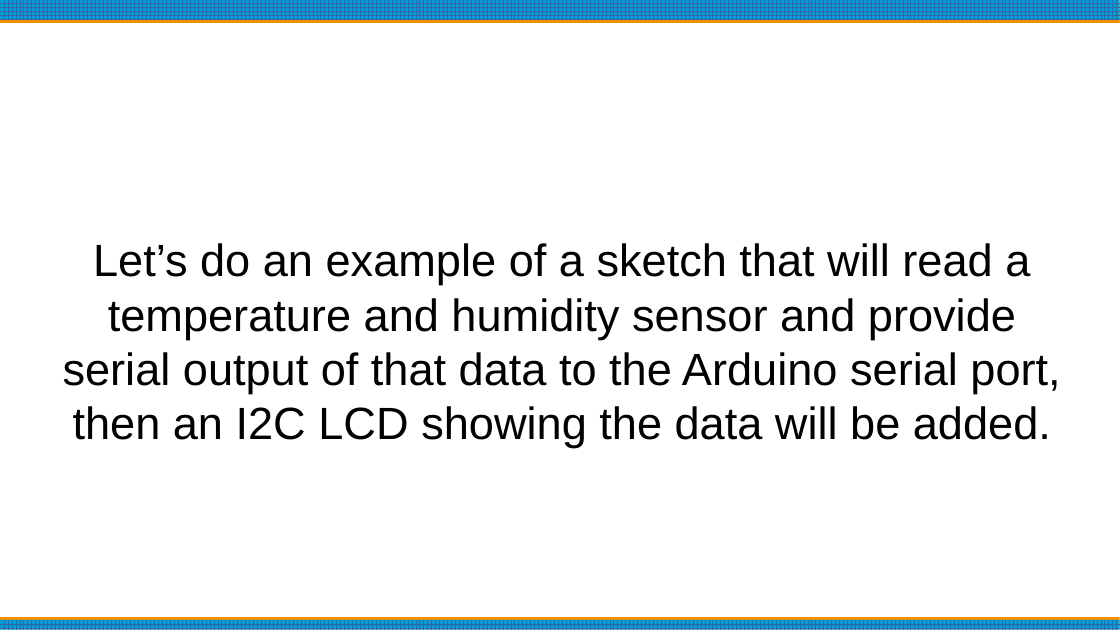
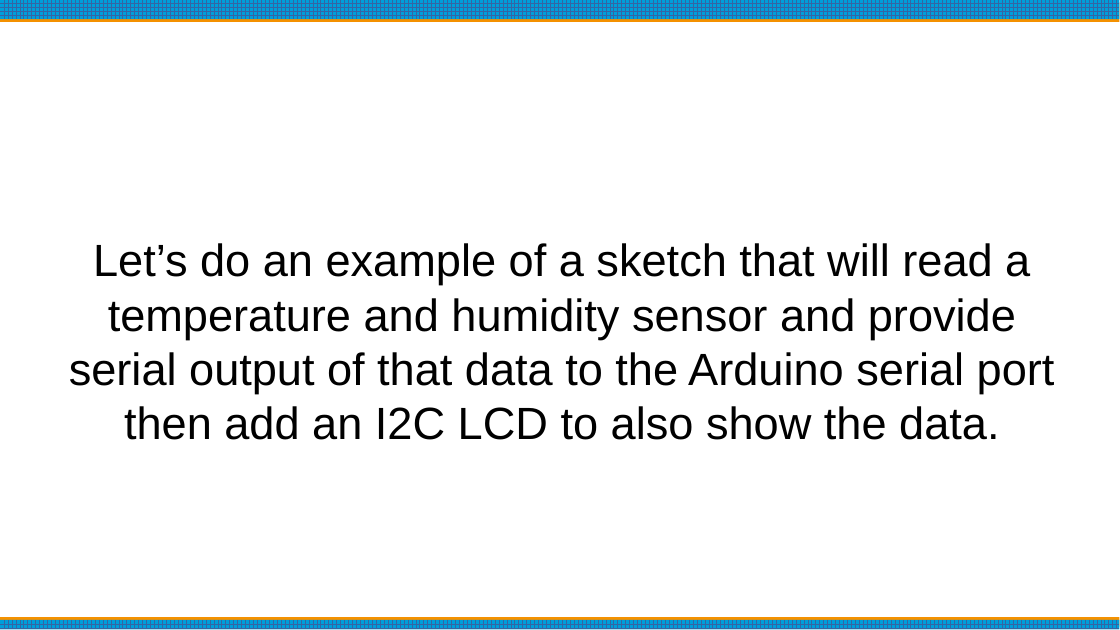
Before and after one commit to bpguy/gps_grid_sq_lcd, a slide deck: slide 7 of Arduino Basics.pptx. Drawn at 1120x630 pixels with LibreOffice and Linux fonts; fonts in the diff are those of the drawing. Boxes give left, top, right and bottom in pixels: in the first picture for what was removed or moved away, otherwise in the second. Text is boxed around its words. In the diff, an @@ line names an element or a change of style, - is before the commit and + after.

```diff
--- a/Arduino Basics.pptx
+++ b/Arduino Basics.pptx
@@ subtitle at [69,243,1055,440]: text changed @@
-Let’s do an example of a sketch that will read a temperature and humidity sensor and provide serial output of that data to the Arduino serial port, then an I2C LCD showing the data will be added.
+Let’s do an example of a sketch that will read a temperature and humidity sensor and provide serial output of that data to the Arduino serial port then add an I2C LCD to also show the data.
```
Also in this commit, not shown: 8 other slides changed, 9 other files.
